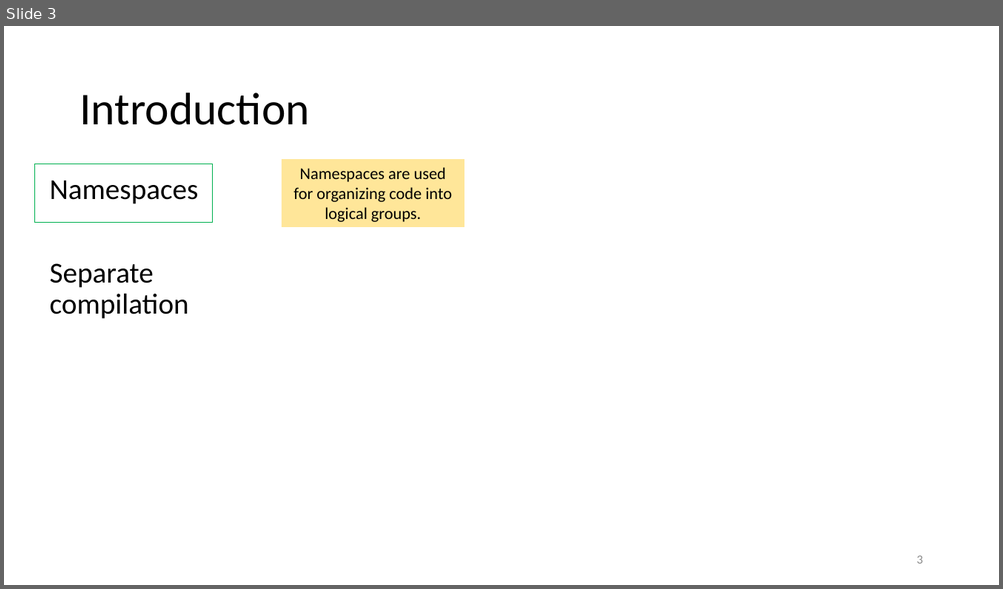
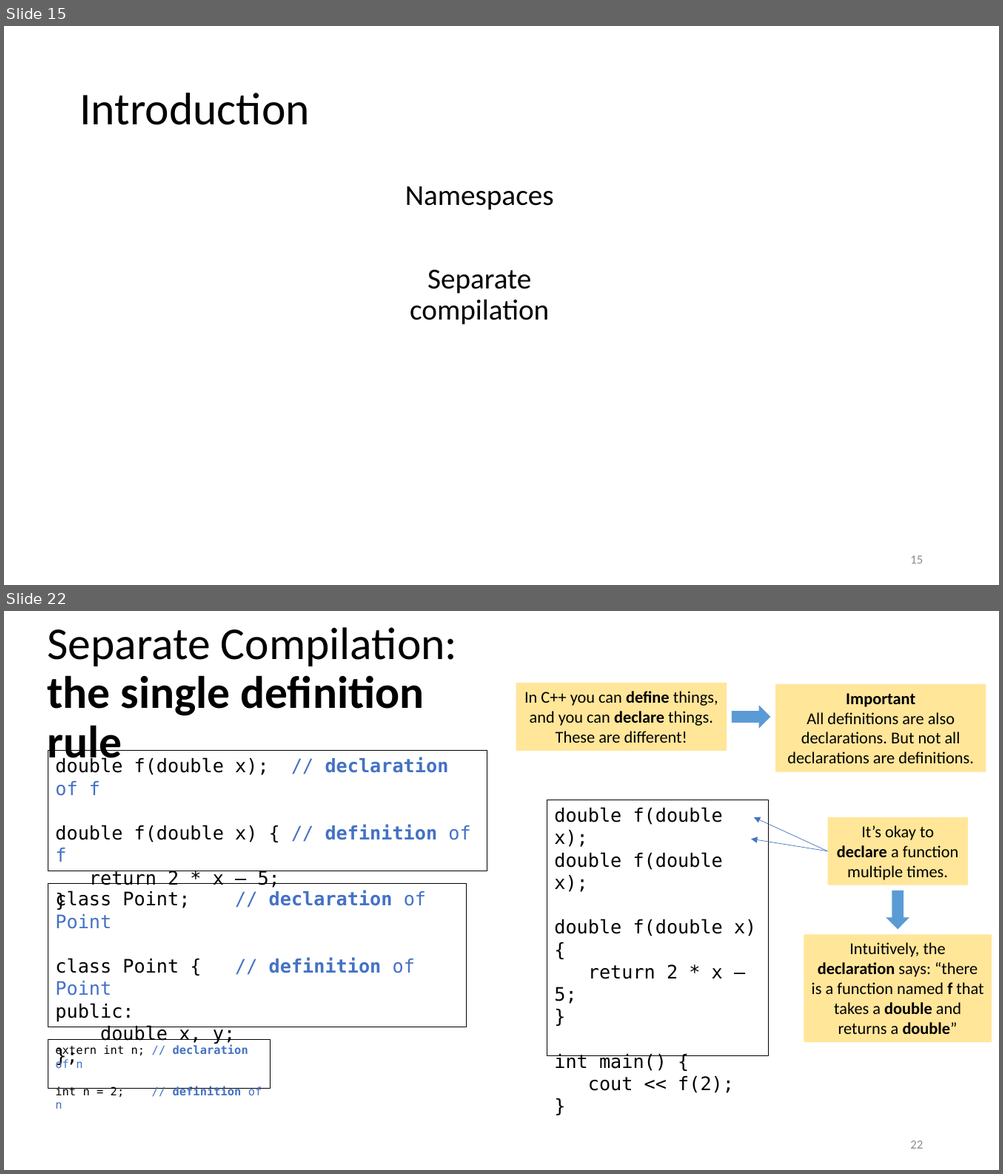
Before and after one commit to tjd1234/cmpt135spring2024, a slide deck: sample_code/week8/week8_cmpt135.pptx. Shown one above the other, each under a label of ours: slide 3 before the commit, slides 15 and 22 after it; the slides between them are not shown. The pictures are 1003x589 and 1003x1174 pixels, drawn with LibreOffice and Linux fonts; fonts in the diff are those of the drawing. Boxes give left, top, right and bottom in pixels: in the first picture for what was removed or moved away, otherwise in the second. Text is boxed around its words. In the diff, an @@ line names an element or a change of style, - is before the commit and + after.

```diff
--- a/sample_code/week8/week8_cmpt135.pptx
+++ b/sample_code/week8/week8_cmpt135.pptx
@@ slide 22 added at <box>4,611,999,1170</box>, background #FFFFFF @@
@@ title added at <box>47,627,457,768</box>, 44 pt, text #000000, bold @@
+Separate Compilation:
+the single definition rule
@@ rectangle added at <box>516,683,726,751</box>, fill #FFE699, 16 pt, text #000000 @@
+In C++ you can define things, and you can declare things. These are different!
@@ rectangle added at <box>776,684,986,772</box>, fill #FFE699, 16 pt, text #000000 @@
+Important
+All definitions are also declarations. But not all declarations are definitions.
@@ right arrow added at <box>731,705,770,728</box>, fill #5B9BD5 @@
@@ rectangle added at <box>48,751,486,871</box>, outline #000000 0.75 pt, 18 pt, text #000000 @@
+double f(double x); // declaration of f
+double f(double x) { // definition of f
+return 2 * x – 5;
+}
@@ rectangle added at <box>547,800,768,1056</box>, outline #000000 0.75 pt, 18 pt, text #000000 @@
+double f(double x);
+double f(double x);
+double f(double x) {
+return 2 * x – 5;
+}
+int main() {
+cout << f(2);
+}
@@ arrow added from (828, 851) to (754, 817), #4472C4 0.5 pt @@
@@ rectangle added at <box>828,817,968,886</box>, fill #FFE699, 16 pt, text #000000 @@
+It’s okay to declare a function multiple times.
@@ arrow added from (828, 851) to (751, 840), #4472C4 0.5 pt @@
@@ rectangle added at <box>48,884,466,1028</box>, outline #000000 0.75 pt, 18 pt, text #000000 @@
+class Point; // declaration of Point
+class Point { // definition of Point
+public:
+double x, y;
+};
@@ right arrow added at <box>886,891,910,929</box>, fill #5B9BD5 @@
@@ rectangle added at <box>804,935,992,1043</box>, fill #FFE699, 16 pt, text #000000 @@
+Intuitively, the declaration says: “there is a function named f that takes a double and returns a double”
@@ rectangle added at <box>48,1040,270,1089</box>, outline #000000 0.75 pt, 11 pt, text #4472C4 @@
+extern int n; // declaration of n
+int n = 2; // definition of n
@@ page number added at <box>910,1141,922,1149</box>, 12 pt, text #8C8C8C @@
+22
@@ what was slide 3 is now slide 15 @@
@@ slide 15 changed as well @@
@@ rectangle removed at <box>34,164,212,223</box> @@
@@ rectangle removed at <box>282,159,464,227</box> @@
-Namespaces are used for organizing code into logical groups.
@@ text "Namespaces": place and size @@
-text "Namespaces" at <box>50,181,199,319</box>
+text "Namespaces" at <box>405,187,554,325</box>
@@ text "Namespaces" at <box>405,187,554,325</box>: alignment left to centre @@
@@ page number at <box>910,556,922,564</box>: text changed @@
-3
+15
```
Also in this commit, not shown: 1 other slide changed, 38 other slides added, 19 slides removed, 3 other files.
